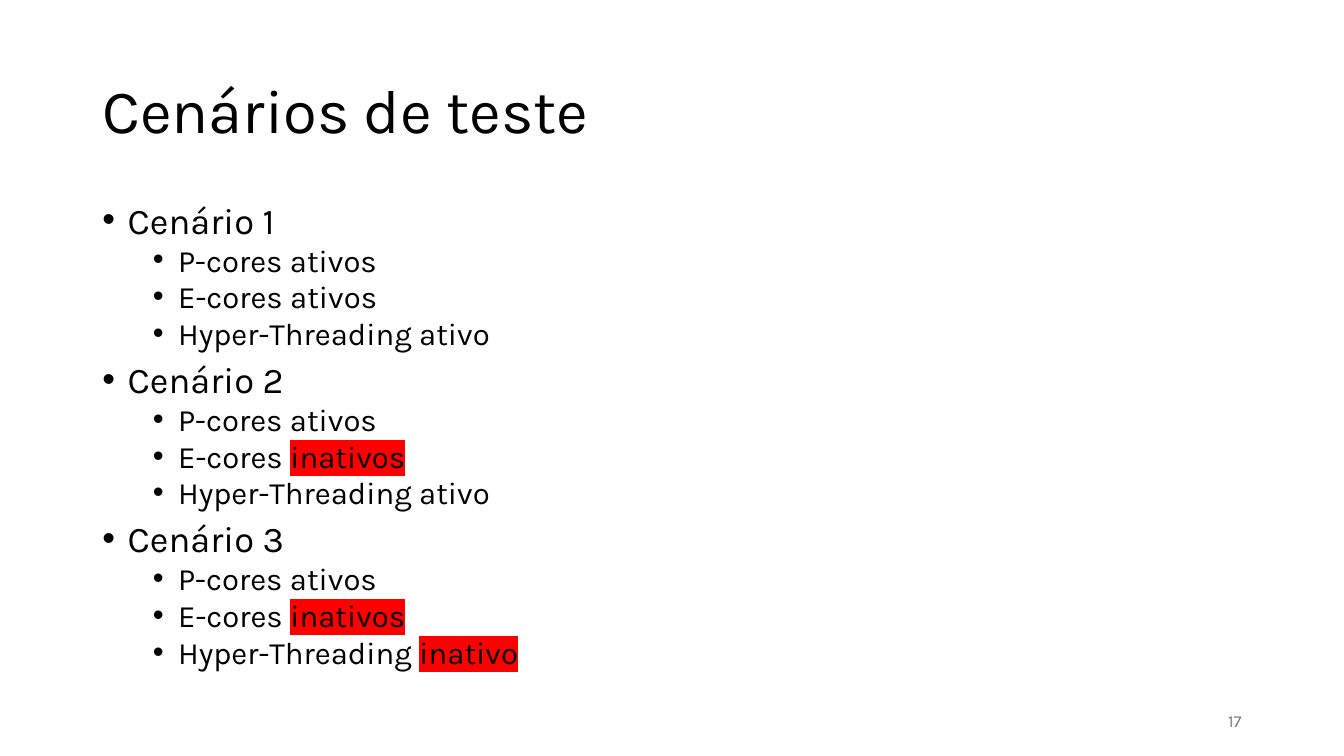
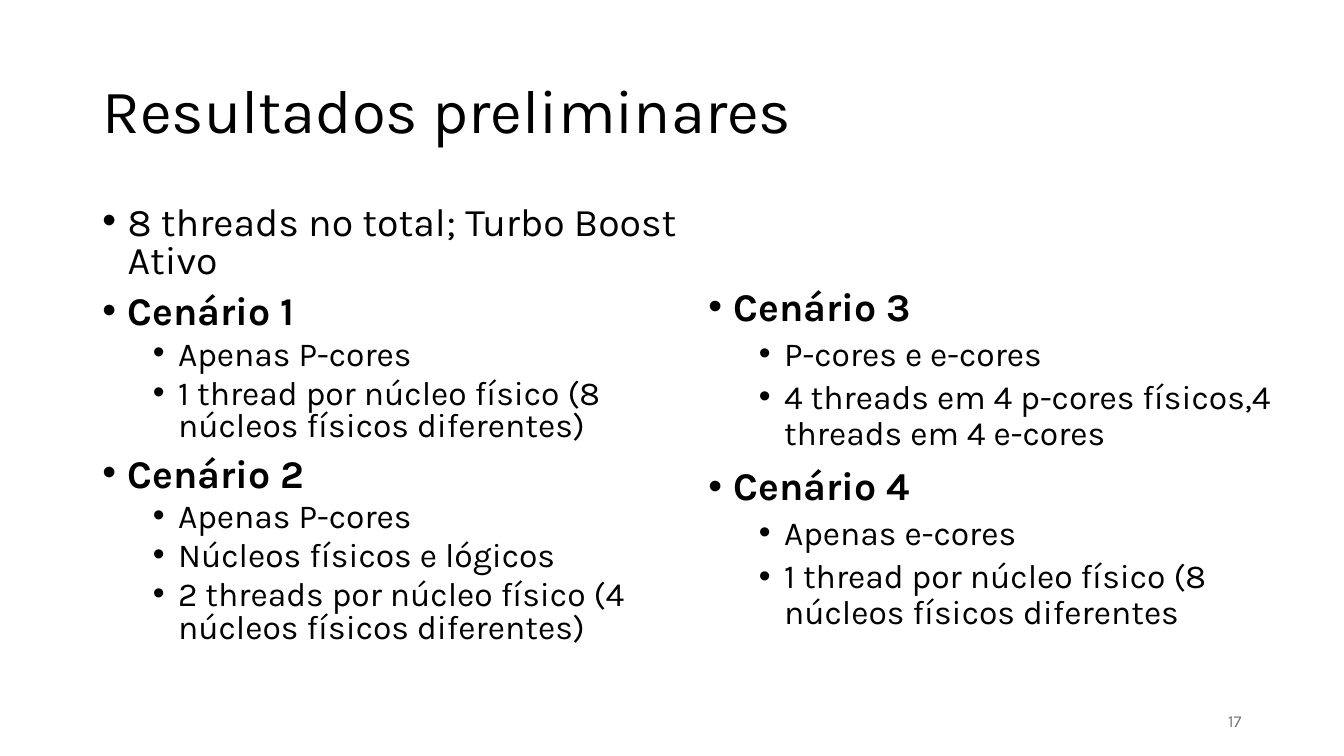
Before and after one commit to jlggross/TF-cmp223, a slide deck: slide 17 of 02-Parcial/02-Parcial-Apresentacao.pptx. Drawn at 1344x756 pixels with LibreOffice and Linux fonts; fonts in the diff are those of the drawing. Boxes give left, top, right and bottom in pixels: in the first picture for what was removed or moved away, otherwise in the second. Text is boxed around its words. In the diff, an @@ line names an element or a change of style, - is before the commit and + after.

```diff
--- a/02-Parcial/02-Parcial-Apresentacao.pptx
+++ b/02-Parcial/02-Parcial-Apresentacao.pptx
@@ title at (102,90,792,148): text changed @@
-Cenários de teste
+Resultados preliminares
@@ text removed at (128,206,518,671) @@
-• Cenário 1
-  • P-cores ativos
-  • E-cores ativos
-  • Hyper-Threading ativo
-• Cenário 2
-  • P-cores ativos
-  • E-cores inativos
-  • Hyper-Threading ativo
-• Cenário 3
-  • P-cores ativos
-  • E-cores inativos
-  • Hyper-Threading inativo
@@ text added at (128,209,676,643), 24 pt, text #000000 @@
+• 8 threads no total; Turbo Boost Ativo
+• Cenário 1
+  • Apenas P-cores
+  • 1 thread por núcleo físico (8 núcleos físicos diferentes)
+• Cenário 2
+  • Apenas P-cores
+  • Núcleos físicos e lógicos
+  • 2 threads por núcleo físico (4 núcleos físicos diferentes)
@@ text added at (734,290,1270,625), 24 pt, text #000000 @@
+• Cenário 3
+  • P-cores e e-cores
+  • 4 threads em 4 p-cores físicos,4 threads em 4 e-cores
+• Cenário 4
+  • Apenas e-cores
+  • 1 thread por núcleo físico (8 núcleos físicos diferentes
```
Also in this commit, not shown: 11 other slides changed, 6 slides added, 6 slides removed, 1 other file.
